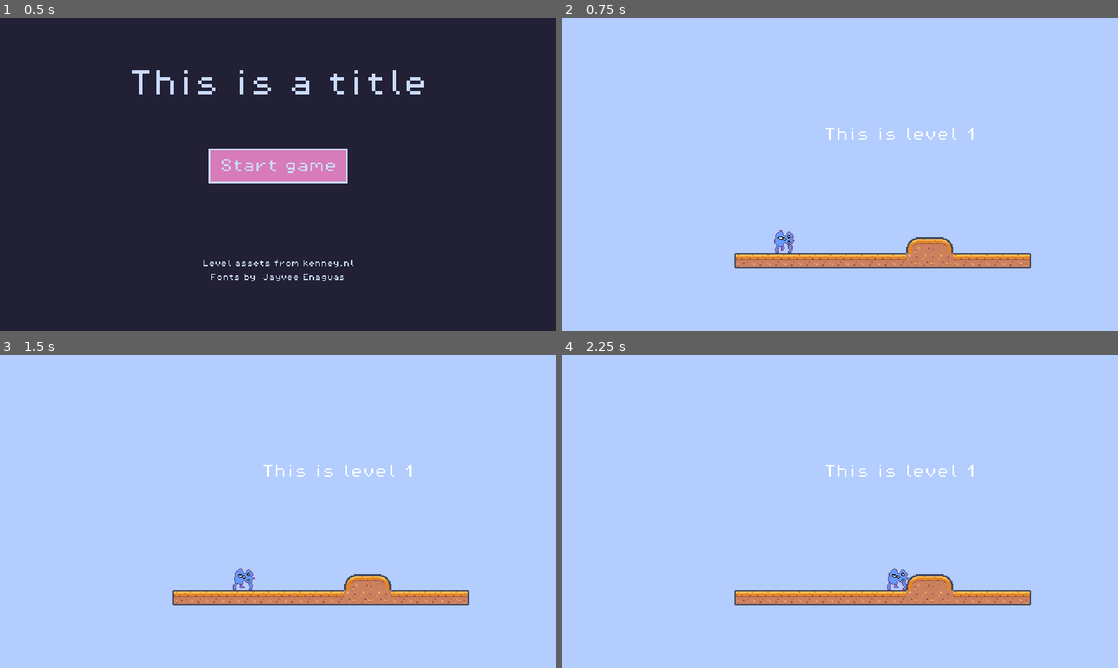
Above: before the commit, frames 1-4 (two rows, left to right).
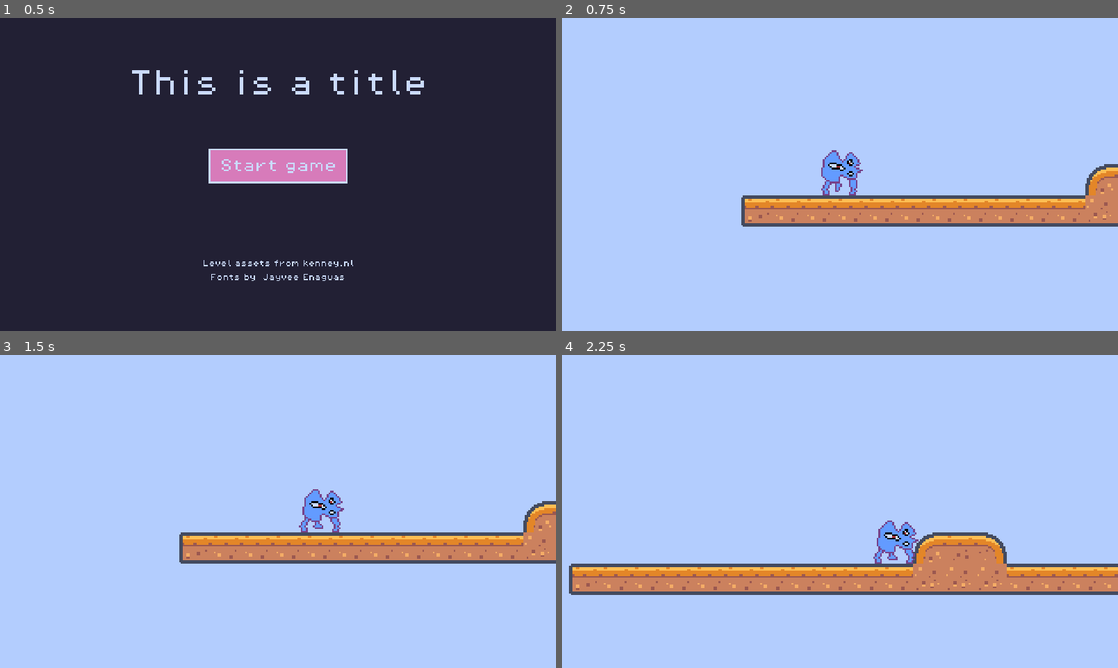
Above: after the commit, the same moments.

Repository: yndajas/ludum-dare-54
Game: Godot game, scene res://scenes/main_menu.tscn
Two runs of this game, one before a commit and one after it. Both use one fixed random seed, a clock stepped at 60 frames per second and the inputs below.
Inputs:
- Up to frame 1 (0.5 s): no input
- Up to frame 2 (0.75 s): click "Start game" at 0.5 s
- Up to frame 3 (1.5 s): tap Enter at 1.25 s; hold Right (move_right) from 1.28 s (still down)
- Up to frame 4 (2.25 s): keep holding Right (move_right); tap Space (jump) at 1.52 s

Frame 1 is identical in both runs. In frame 2, 11% of the frame differs, in the area x 31-100%, y 35-80%; in frame 3, 11%; in frame 4, 14%, in the area x 1-100%, y 35-80%.

Commit message:
Add basic camera

Diff:
--- a/scenes/level_1.tscn
+++ b/scenes/level_1.tscn
@@ -459,3 +459,9 @@
 [node name="CollisionShape2D" type="CollisionShape2D" parent="Player"]
 position = Vector2(232, 260)
 shape = SubResource("CapsuleShape2D_d60yk")
+
+[node name="Camera2D" type="Camera2D" parent="Player"]
+position = Vector2(232, 260)
+zoom = Vector2(2, 2)
+drag_horizontal_enabled = true
+drag_vertical_enabled = true
Not shown, changed: todo.md
